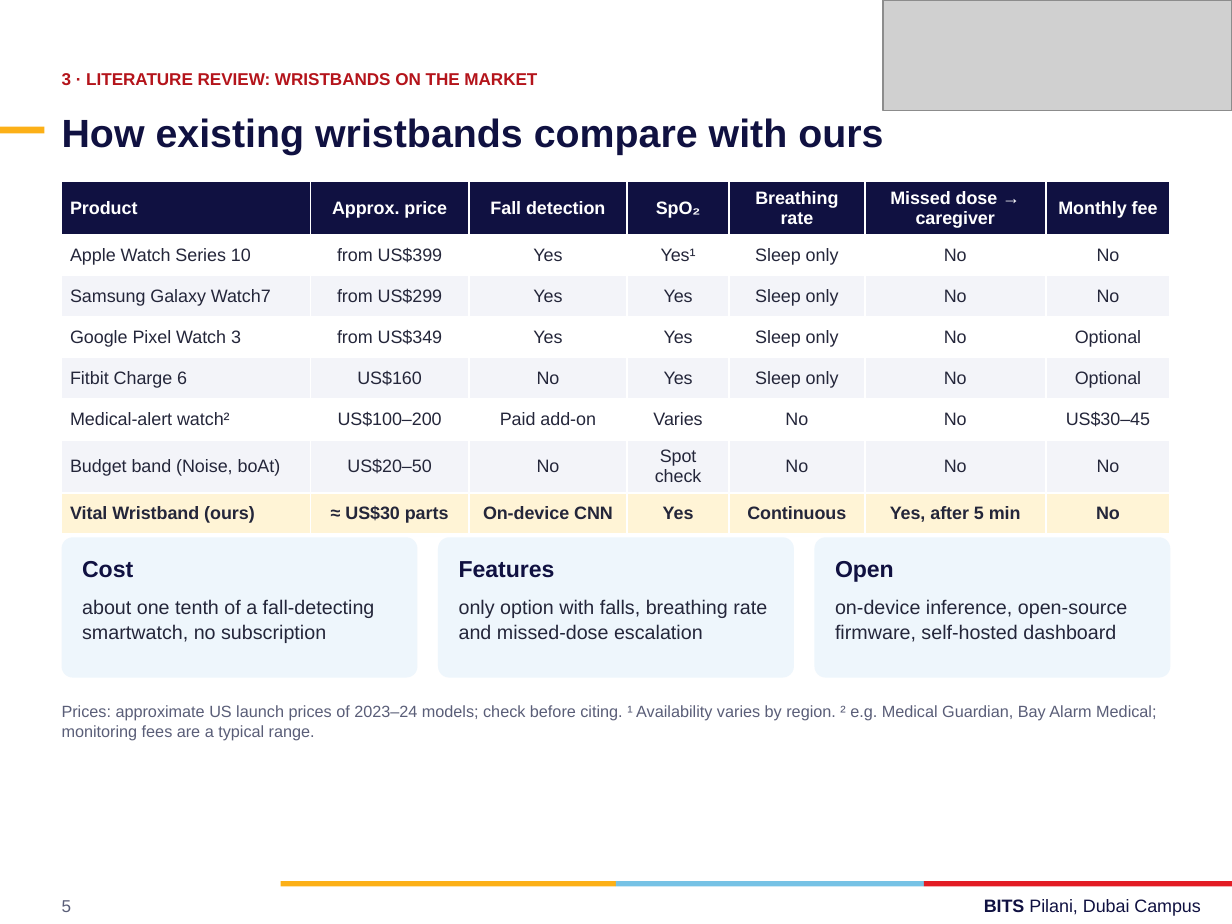
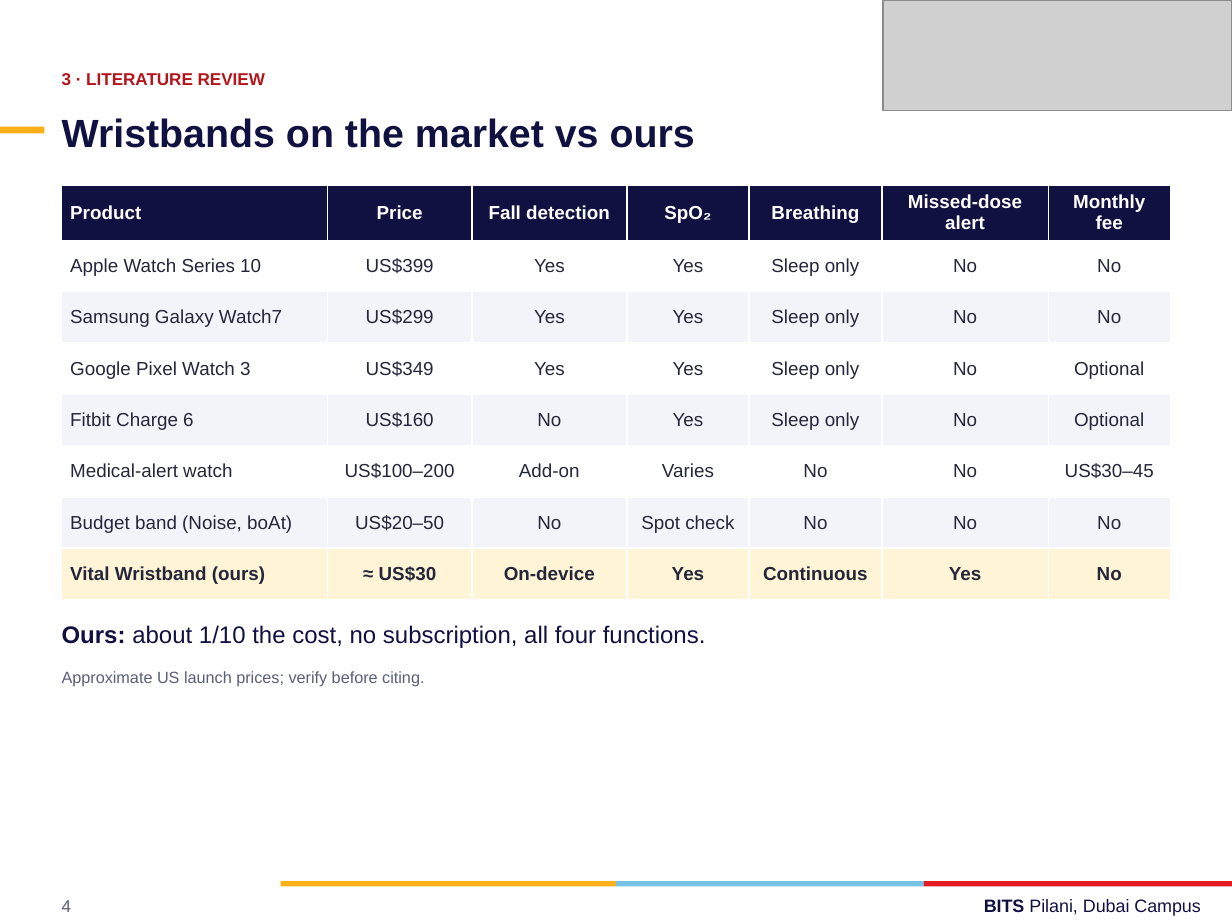
Before and after one commit to f20230104-dotcom/Vital-armband, a slide deck: slide 4 of docs/Vital_Wristband_BITS_F312.pptx (slide 5 before the commit). Drawn at 1232x924 pixels with LibreOffice and Linux fonts; fonts in the diff are those of the drawing; grey boxes stand for pictures. Boxes give left, top, right and bottom in pixels: in the first picture for what was removed or moved away, otherwise in the second. Text is boxed around its words. In the diff, an @@ line names an element or a change of style, - is before the commit and + after.

```diff
--- a/docs/Vital_Wristband_BITS_F312.pptx
+++ b/docs/Vital_Wristband_BITS_F312.pptx
@@ text at (62, 73, 265, 85): text changed @@
-3 · LITERATURE REVIEW: WRISTBANDS ON THE MARKET
+3 · LITERATURE REVIEW
@@ text at (62, 118, 695, 148): text changed @@
-How existing wristbands compare with ours
+Wristbands on the market vs ours
@@ table at (62, 185, 1170, 595) @@
-row 1: Product | Approx. price | Fall detection | SpO₂ | Breathing rate | Missed dose → caregiver | Monthly fee
+row 1: Product | Price | Fall detection | SpO₂ | Breathing | Missed-dose alert | Monthly fee
-row 2, column 2: from US$399
+row 2, column 2: US$399
-row 2, column 4: Yes¹
+row 2, column 4: Yes
-row 3, column 2: from US$299
+row 3, column 2: US$299
-row 4, column 2: from US$349
+row 4, column 2: US$349
-row 6, column 1: Medical-alert watch²
+row 6, column 1: Medical-alert watch
-row 6, column 3: Paid add-on
+row 6, column 3: Add-on
-row 8: Vital Wristband (ours) | ≈ US$30 parts | On-device CNN | Yes | Continuous | Yes, after 5 min | No
+row 8: Vital Wristband (ours) | ≈ US$30 | On-device | Yes | Continuous | Yes | No
@@ size 10.5 to 11 pt in "Product", "Fall detection", "SpO₂", "Monthly fee" and 40 more places @@
@@ table: place and size @@
-table at (62, 181, 1172, 527)
+table at (62, 185, 1170, 595)
@@ rounded rectangle removed at (62, 537, 418, 678) @@
@@ rounded rectangle removed at (439, 537, 795, 678) @@
@@ rounded rectangle removed at (814, 537, 1170, 678) @@
@@ text removed at (82, 561, 133, 578) @@
-Cost
@@ text removed at (459, 561, 555, 578) @@
-Features
@@ text removed at (835, 561, 894, 582) @@
-Open
@@ text removed at (82, 599, 375, 643) @@
-about one tenth of a fall-detecting smartwatch, no subscription
@@ text removed at (459, 599, 767, 639) @@
-only option with falls, breathing rate and missed-dose escalation
@@ text removed at (835, 599, 1127, 642) @@
-on-device inference, open-source firmware, self-hosted dashboard
@@ text added at (62, 625, 706, 648), 14 pt, text #101141 @@
+Ours: about 1/10 the cost, no subscription, all four functions.
@@ text at (62, 671, 424, 687): text changed @@
-Prices: approximate US launch prices of 2023–24 models; check before citing. ¹ Availability varies by region. ² e.g. Medical Guardian, Bay Alarm Medical; monitoring fees are a typical range.
+Approximate US launch prices; verify before citing.
@@ text at (62, 900, 72, 912): text changed @@
-5
+4
```
Also in this commit, not shown: 7 other slides changed, 6 slides added, 26 slides removed, 2 other files.
